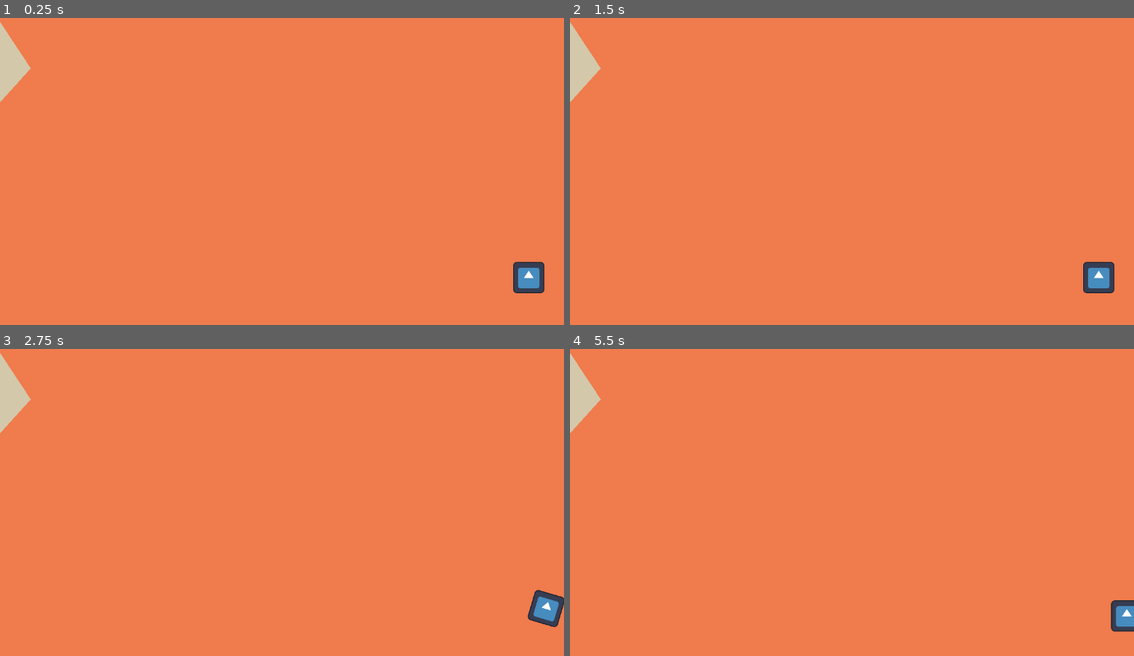
Above: before the commit, frames 1-4 (two rows, left to right).
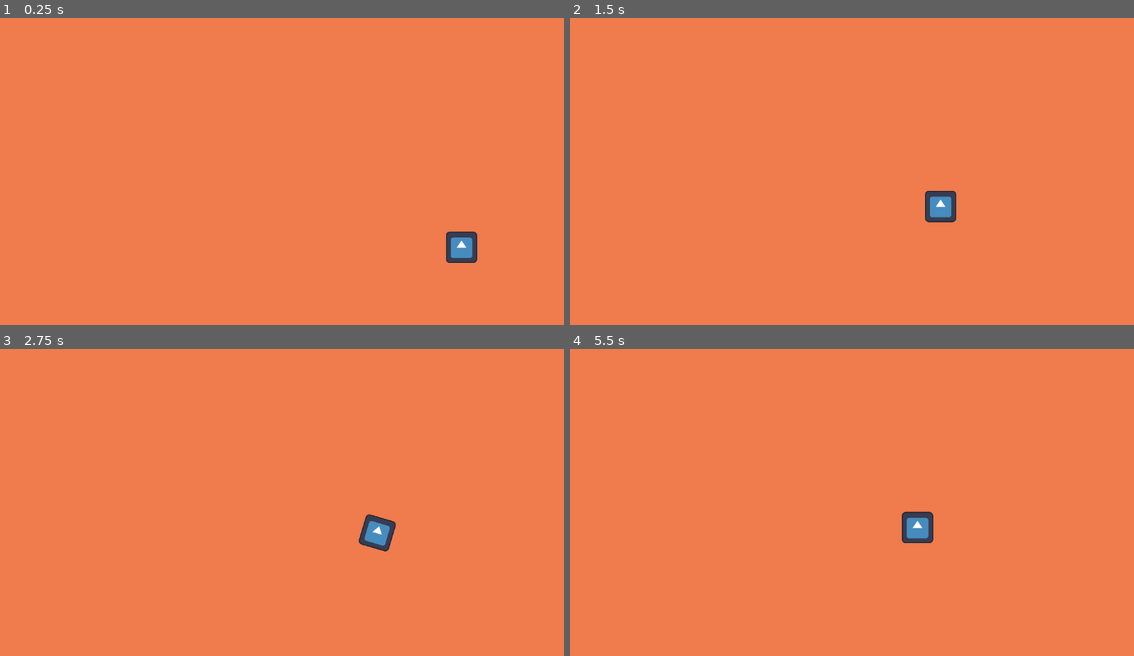
Above: after the commit, the same moments.

Repository: EnesCoder/Microscale
Game: Godot game, scene res://game.tscn
Same seed, same stepped clock (60 frames per second), same inputs: the game is played once before the commit and once after it. The engine's default icon, where the game draws it, is replaced by a stand-in: a white triangle on a blue panel in a dark square.
Inputs (mouse positions are in pixels of both pictures, inside the frame that each line leads up to):
- Up to frame 1 (0.25 s): no input
- Up to frame 2 (1.5 s): drag from (1100, 278) to (908, 97) at 0.52 s; drag from (739, 183) to (1100, 278) at 1.27 s
- Up to frame 3 (2.75 s): tap Enter at 2 s; move the mouse to (338, 428) at 2.02 s; hold D (right) from 2.03 s (still down); click (338, 428) at 2.17 s
- Up to frame 4 (5.5 s): release D (right) at 2.75 s; drag from (823, 560) to (682, 450) at 2.77 s; move the mouse to (1021, 545) at 3.52 s; hold A (left) 3.53-4.25 s; click (1021, 545) at 3.67 s; drag from (682, 450) to (767, 419) at 4.27 s; move the mouse to (880, 496) at 5.02 s; hold S (down) from 5.03 s (still down); click (880, 496) at 5.17 s

The runs differ from the first frame. In frame 1, 1.9% of the frame differs, in the area x 0-97%, y 1-90%; in frame 2, 1.9%; in frame 3, 1.9%; in frame 4, 1.7%.

Commit message:
Exploration ( little update )
Added camera follow

Diff:
--- a/Microscale/camera.gd
+++ b/Microscale/camera.gd
@@ -1,6 +1,8 @@
 extends Camera2D
 
 @export var split_zoom_threshold = 2
+@export var follow_drag = 200
+@export var follow_speed = 3
 
 func interpolate_zoom(delta, where_to_zoom):
 	var initial_pos = global_position
@@ -28,8 +30,10 @@
 		await get_tree().create_timer(delta).timeout
 	print(global_position)
 
+func Follow(node : Node2D, delta):
+	var dist = node.global_position - global_position
+	if dist.length() > follow_drag:
+		global_position += dist*follow_speed*delta
+
 func _ready():
 	$SplitScalePanel.visible = false
-
-func _process(_delta):
-	pass
--- a/Microscale/game.tscn
+++ b/Microscale/game.tscn
@@ -38,6 +38,7 @@
 angular_damp = 20.0
 
 [node name="Camera2D" type="Camera2D" parent="."]
+position_smoothing_enabled = true
 script = ExtResource("2_8fwsx")
 
 [node name="SplitScalePanel" type="Panel" parent="Camera2D"]
@@ -91,4 +92,6 @@
 [node name="CollisionPolygon2D" type="CollisionPolygon2D" parent="Obstacle"]
 polygon = PackedVector2Array(-160, -53, -65, -137, 141, -199, 221, -76, 301, -18, 248, 100, 61, 320, -82, 132, -217, 68, -16, 0)
 
+[node name="RemoteTransform2D" type="RemoteTransform2D" parent="."]
+
 [connection signal="pressed" from="Camera2D/SplitScalePanel/Button" to="UIManager" method="_on_button_pressed"]
--- a/Microscale/player.gd
+++ b/Microscale/player.gd
@@ -1,9 +1,11 @@
 extends RigidBody2D
+
+class_name Cell
 
 @export var move_force = 100
 @export var thrust_force = 220
 @export var fragility = 20
-@export var harming_vel_threshold = 200
+@export var harming_vel_threshold = 160
 var mouse_pos : Vector2
 var can_thrust = true
 var splitting = false
@@ -79,8 +81,8 @@
 	new_cell.z_index = -1
 	new_cell.get_node("CollisionShape2D").disabled = true
 	get_parent().add_child(new_cell)
+	new_cell.fragility = fragility
 	new_cell.Scale_to(Vector2(split_scalar, split_scalar))
-	new_cell.fragility *= 2
 
 	# wait a bit
 	await get_tree().create_timer(0.7).timeout
@@ -150,10 +152,17 @@
 	poly.z_index = 10
 	add_child(poly)
 
+func Are_cells_splitting():
+	for c in cell_group:
+		if c != null and c.splitting:
+			return true
+			break
+	return false
+
 func _input(event):
 	if event is InputEventMouseButton:
 		if event.is_pressed() and event.button_index == MOUSE_BUTTON_RIGHT:
-			if mouse_in:
+			if mouse_in and not Are_cells_splitting():
 				print("mouse click on cell "+str(cell_group.find(self)))
 				ui_holder.visible = not ui_holder.visible
 				print(name)
@@ -162,7 +171,8 @@
 			#elif ui_holder.visible:
 			#	ui_holder.visible = false
 
-func _process(_delta):
+func _process(delta):
+	get_parent().get_node("Camera2D").Follow(self, delta)
 	print("cell "+name+" vel: "+str(linear_velocity.length()))
 	print("cell "+name+" fragility: "+str(fragility))
 
@@ -171,16 +181,13 @@
 	mouse_pos = get_parent().get_node("Camera2D").get_global_mouse_position()
 
 	ui_holder.global_rotation = 0
-	$UIHolder/CellInfo.set_item_text(0, "Scale: "+str(meant_scale*10)+" µm")
+	$UIHolder/CellInfo.set_item_text(0, "Scale: "+str(meant_scale*10, 2)+" µm")
+	$UIHolder/CellInfo.set_item_text(1, "Fragility: "+str(fragility))
 
 func _physics_process(delta):
 	var move_dir = (Input.get_vector("left", "right", "up", "down")).normalized()
 	var force = move_dir * move_force
-	var can_move = true
-	for c in cell_group:
-		if c != null and c.splitting:
-			can_move = false
-			break
+	var can_move = not Are_cells_splitting()
 	if can_move:
 		apply_central_force(force)
 		if force:
@@ -198,7 +205,7 @@
 	can_thrust = true
 
 func _on_collision_checker_body_entered(body):
-	if not body.is_in_group("Player_cells") and linear_velocity.length() > harming_vel_threshold: # this means it is not a cell of ours
+	if not body in cell_group and linear_velocity.length() > harming_vel_threshold: # this means it is not a cell of ours
 		fragility -= (linear_velocity.length() - harming_vel_threshold)/10
 
 func _on_collision_checker_body_exited(body):
--- a/Microscale/player.tscn
+++ b/Microscale/player.tscn
@@ -41,11 +41,12 @@
 
 [node name="CellInfo" type="ItemList" parent="UIHolder"]
 z_index = 5
-offset_right = 112.0
-offset_bottom = 41.0
+offset_right = 129.0
+offset_bottom = 64.0
 theme = SubResource("Theme_uqshy")
-item_count = 1
+item_count = 2
 item_0/text = "Scale:"
+item_1/text = "Fragility: "
 
 [node name="SplitButton" type="Button" parent="UIHolder"]
 z_index = 5
--- a/Microscale/ui_manager.gd
+++ b/Microscale/ui_manager.gd
@@ -2,11 +2,5 @@
 
 signal split_scale_entered
 
-func _ready():
-	pass
-
-func _process(delta):
-	pass
-
 func _on_button_pressed():
 	emit_signal("split_scale_entered")
